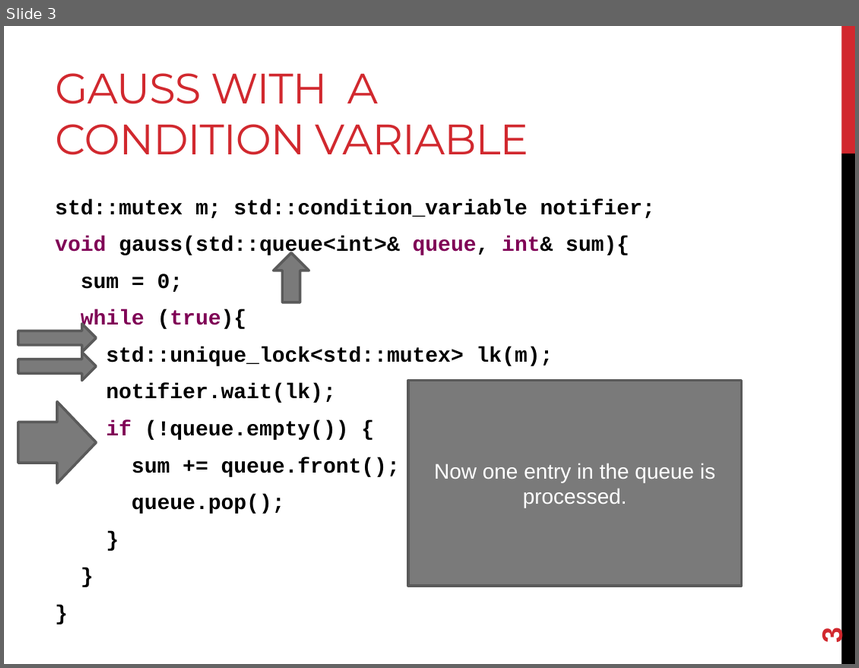
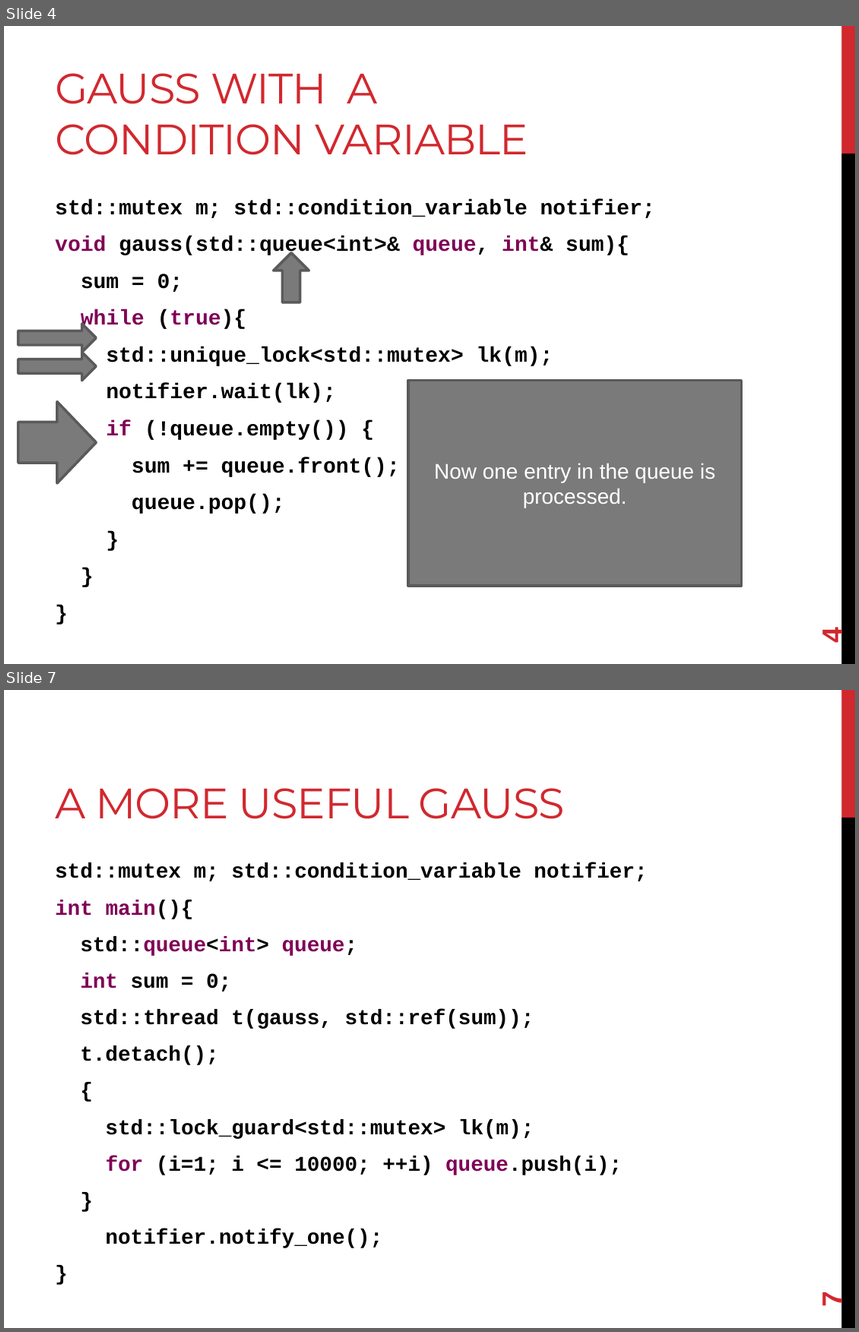
Before and after one commit to joshpeterson/DevelopingConcurrentSoftware, a slide deck: Lectures/Asynchronous Operations/Asynchronous Operations.pptx. Shown one above the other, each under a label of ours: slide 3 before the commit, slides 4 and 7 after it; the slides between them are not shown. The pictures are 859x668 and 859x1332 pixels, drawn with LibreOffice and Linux fonts; fonts in the diff are those of the drawing. Boxes give left, top, right and bottom in pixels: in the first picture for what was removed or moved away, otherwise in the second. Text is boxed around its words. In the diff, an @@ line names an element or a change of style, - is before the commit and + after.

```diff
--- a/Lectures/Asynchronous Operations/Asynchronous Operations.pptx
+++ b/Lectures/Asynchronous Operations/Asynchronous Operations.pptx
@@ slide 7 added at [4, 690, 855, 1328], background #FFFFFF; not listed: 2 template elements that a slide beside it also shows @@
@@ title added at [55, 788, 565, 819], 36 pt, text #D1282E @@
+A MORE USEFUL GAUSS
@@ text added at [55, 863, 647, 1249], 17.8 pt, text #000000, bold @@
+std::mutex m; std::condition_variable notifier;
+int main(){
+std::queue<int> queue;
+int sum = 0;
+std::thread t(gauss, std::ref(sum));
+t.detach();
+{
+std::lock_guard<std::mutex> lk(m);
+for (i=1; i <= 10000; ++i) queue.push(i);
+}
+notifier.notify_one();
+}
@@ page number added at [816, 1293, 848, 1308], 24 pt, text #D1282E, bold @@
+7
@@ what was slide 3 is now slide 4 @@
@@ page number at [816, 629, 848, 644]: text changed @@
-3
+4
```
Also in this commit, not shown: 4 slides changed, 7 other slides added, 4 other files.
